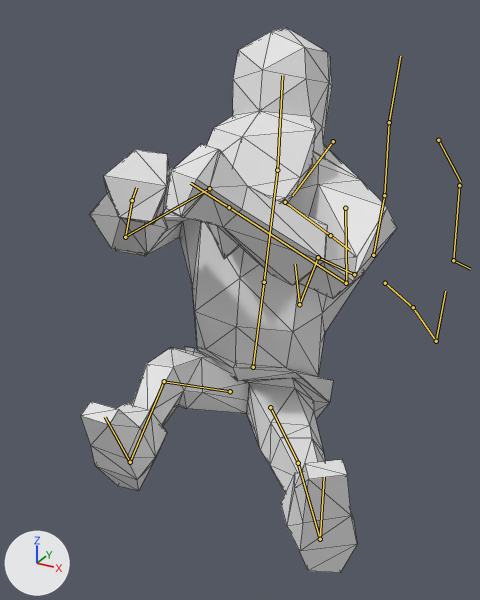
Before and after pictures for a commit that changed the Blender file Animations/WarriorFishing.blend.
The view is the same before and after, from a 50 mm lens placed at (4.7, -8.75, 6.68), pointed at (0.27, -0.71, 2.66). The lights are fixed; the arrows at lower left show +X, +Y and +Z. Both versions are drawn at frame 50 of the action 'ArmatureAction.001'; the numbers are the values there. The bones that bend it are drawn over the model as lines. Mesh edges are drawn as thin lines.
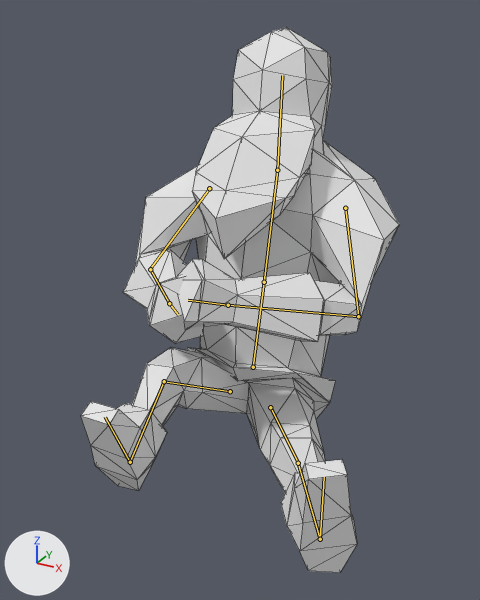
Commit message: update fishing animations

Changed parts and their boxes [x1, y1, x2, y2] in the pictures (480 x 600 px):
'Cube.008', posed
    before: [81, 27, 397, 573]
    after: [81, 27, 399, 573]
bone 'Shoulder.R', root to tip
    before: (209, 188) to (125, 236)
    after: (209, 188) to (150, 268)
bone 'Arm.R', root to tip
    before: (125, 237) to (132, 200)
    after: (150, 269) to (169, 303)
bone 'Shoulder.L', root to tip
    before: (345, 208) to (346, 282)
    after: (345, 208) to (358, 316)
bone 'Arm.L', root to tip
    before: (346, 283) to (229, 207)
    after: (358, 316) to (228, 305)

The change in detail:
Bone 'Shoulder.R' (bone_shoulder_r) turns from (26, -4, -45) to (21, -31, -20) degrees about its own x, y and z.
Bone 'Arm.R' (bone_arm_r) turns from (-85, 5, -16) to (-87, -3, -22) degrees about its own x, y and z.
Bone 'Shoulder.L' (bone_shoulder_l) turns from (-17, 24, 41) to (6, 36, 24) degrees about its own x, y and z.
Bone 'Arm.L' (bone_arm_l) turns from (-90, -19, 9) to (-96, -7, 18) degrees about its own x, y and z.
